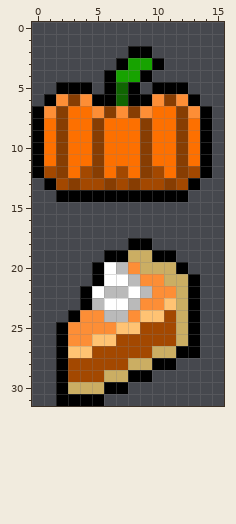
A pixel-art sprite gets an edit: Assets/Sprites/Pumpkin_16.png. Above: the version before the commit.
The file is 16x32 pixels. The old version is drawn lined up with the new one.
New version:
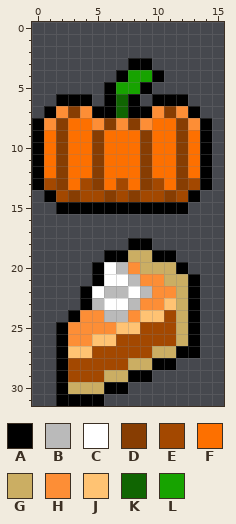
Palette (. is transparent): A #000000  B #bababa  C #ffffff  D #873d02  E #a34800  F #fd7000  G #cbae63  H #fd8e36  J #ffc373  K #106502  L #17a300
The exact change:
whole drawing moved by +0,+2 (the old picture is shown already moved)
Changed rows in their new state; - is an unchanged pixel.
first column x 0:
 2 --------..-----
 3 -------.AA.----
 4 ------.A-LA----
 5 --...--LLA...--
 6 -.AAA.---.AAA.-
 7 .AHDHAAKAAHDHA.
 8 -H---HDHDH---H-
first column x 0:
12 -F--F--F--F--F-
13 AEDF-DF-FD-FDEA
14 -AEDEEDEDEEDEA-
15 --AAAAAAAAAAA--
Pixel boxes of the changes (left, top, right, bottom) in both pictures:
changed: (32, 46, 212, 130)
changed: (32, 166, 212, 214)
